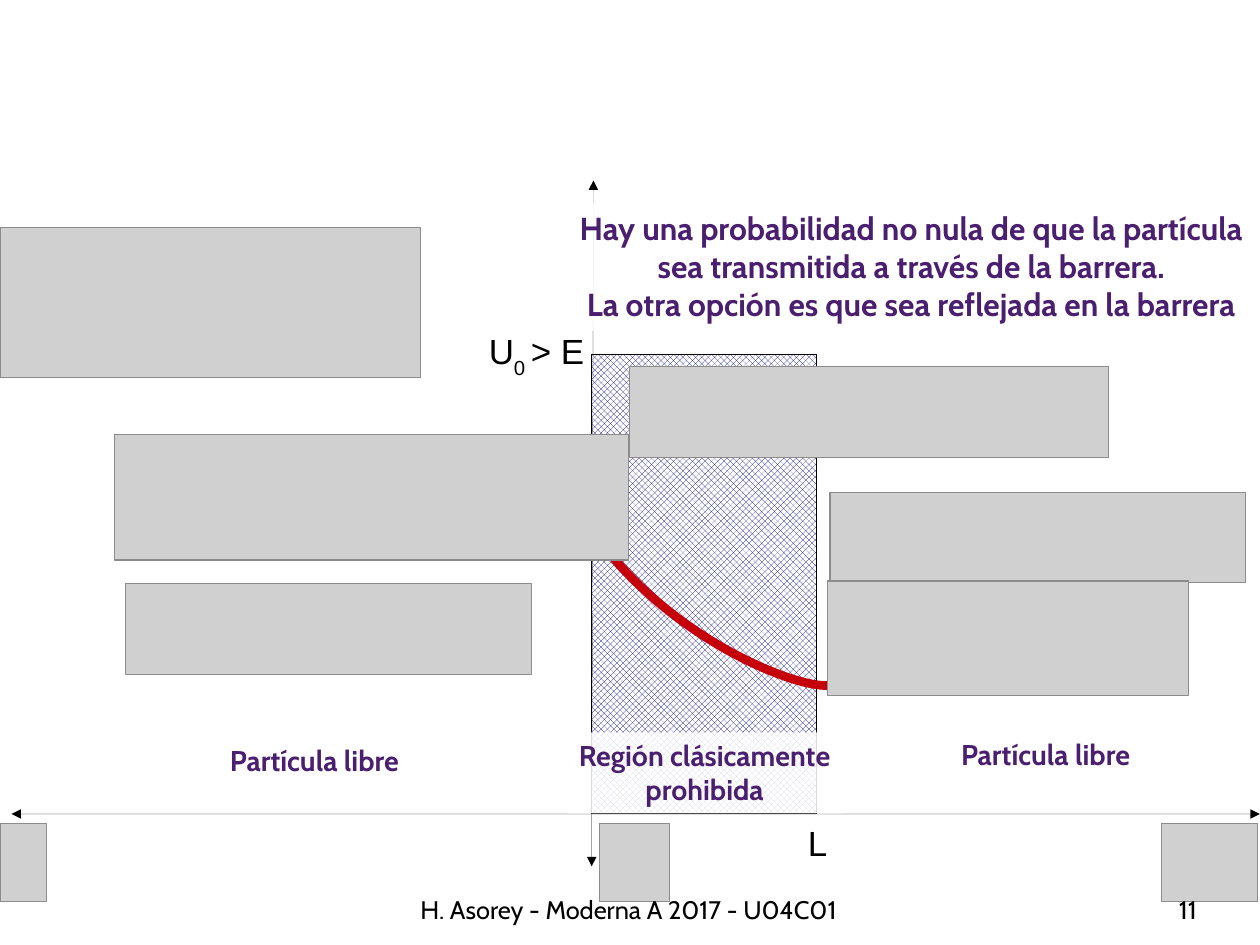
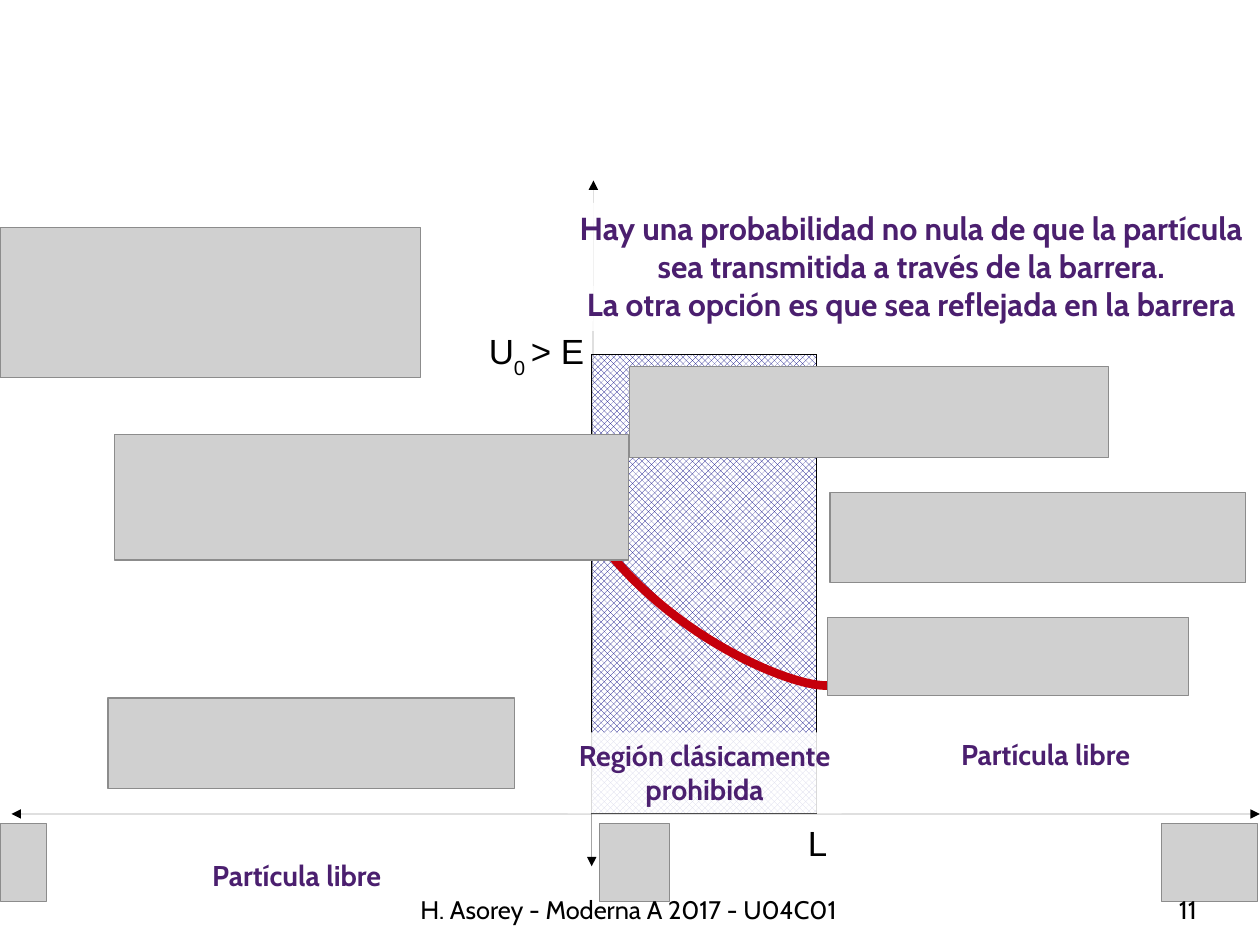
Before and after one commit to asoreyh/unrn-moderna-a, a slide deck: slide 11 of clases/moderna-a-2017-U04C02-1605-barreras.odp. Drawn at 1260x945 pixels with LibreOffice and Linux fonts; fonts in the diff are those of the drawing; grey boxes stand for pictures; background and template pictures are left out. Boxes give left, top, right and bottom in pixels: in the first picture for what was removed or moved away, otherwise in the second. Text is boxed around its words. In the diff, an @@ line names an element or a change of style, - is before the commit and + after.

```diff
--- a/clases/moderna-a-2017-U04C02-1605-barreras.odp
+++ b/clases/moderna-a-2017-U04C02-1605-barreras.odp
@@ picture: place and size @@
-picture at (828,581,1189,695)
+picture at (828,617,1189,695)
@@ picture: place and size @@
-picture at (126,584,532,675)
+picture at (109,699,515,789)
@@ text "Partícula libre": place and size @@
-text "Partícula libre" at (230,749,399,772)
+text "Partícula libre" at (212,864,381,887)
```
Also in this commit, not shown: 5 other slides changed, 9 slides added, 2 other files.
